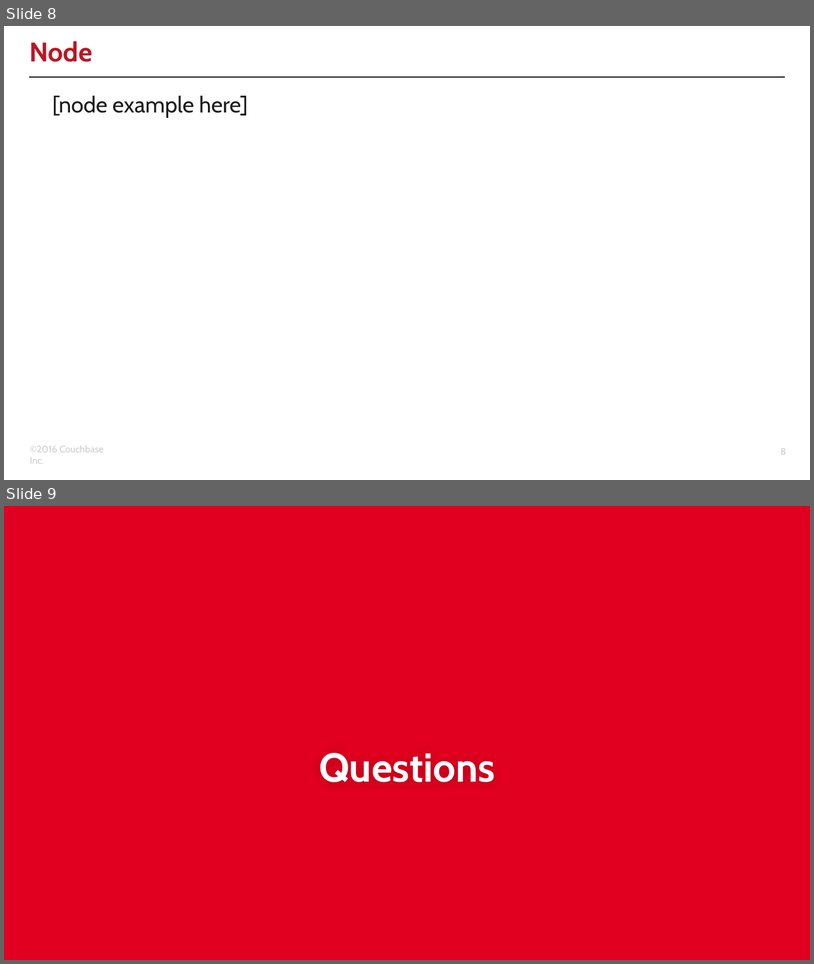
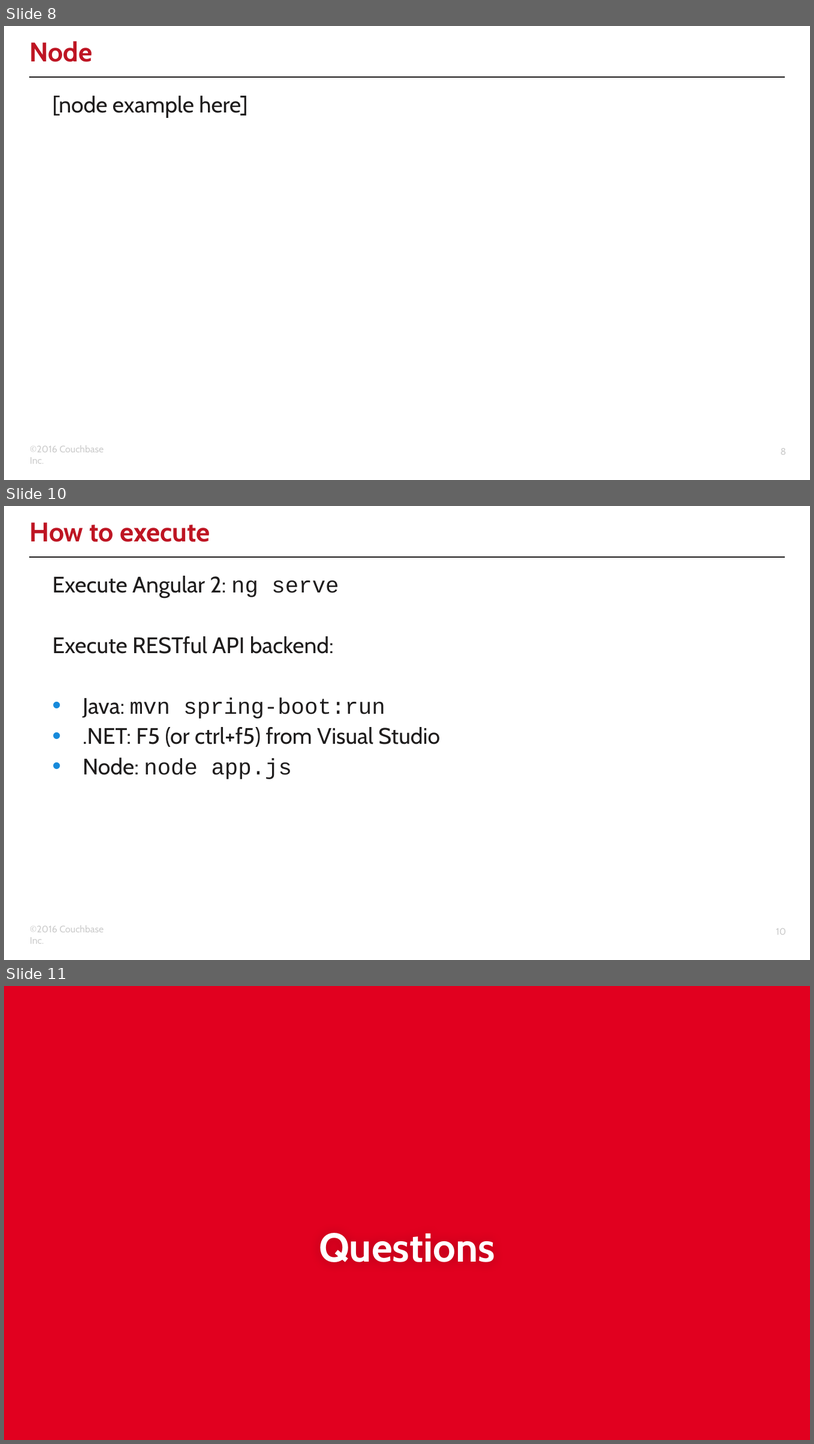
Before and after one commit to clint77/workshop, a slide deck: connect2016/developer/03/03.pptx. Shown one above the other, each under a label of ours: slides 8 and 9 before the commit, slides 8, 10 and 11 after it; the slides between them are not shown. The pictures are 814x964 and 814x1444 pixels, drawn with LibreOffice and Linux fonts; fonts in the diff are those of the drawing; background and template pictures are left out. Boxes give left, top, right and bottom in pixels: in the first picture for what was removed or moved away, otherwise in the second. Text is boxed around its words. In the diff, an @@ line names an element or a change of style, - is before the commit and + after.

```diff
--- a/connect2016/developer/03/03.pptx
+++ b/connect2016/developer/03/03.pptx
@@ slide 10 added at [4,506,810,960], background #FFFFFF; not listed: 3 template elements that a slide beside it also shows @@
@@ title added at [30,522,210,542], 24 pt, text #BE1523, bold @@
+How to execute
@@ text added at [53,576,440,779], 20 pt, text #1E1C1C @@
+Execute Angular 2: ng serve
+Execute RESTful API backend:
+• Java: mvn spring-boot:run
+• .NET: F5 (or ctrl+f5) from Visual Studio
+• Node: node app.js
@@ what was slide 9 is now slide 11 @@
```
Also in this commit, not shown: 1 other slide added, 4 other files.
